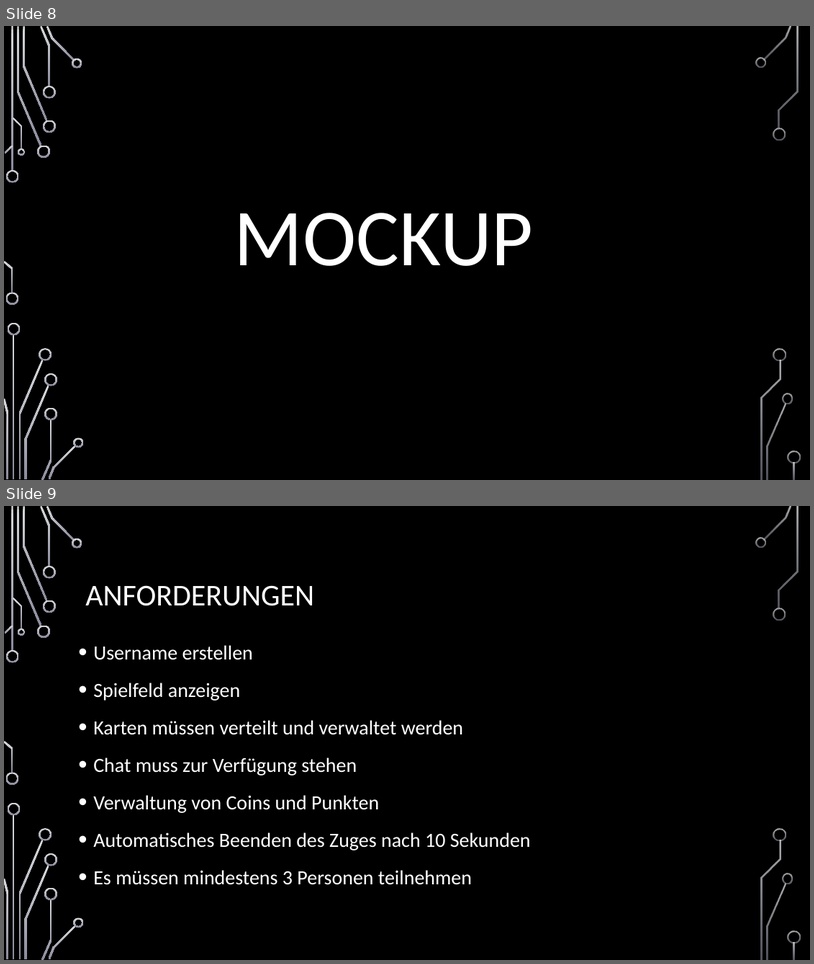
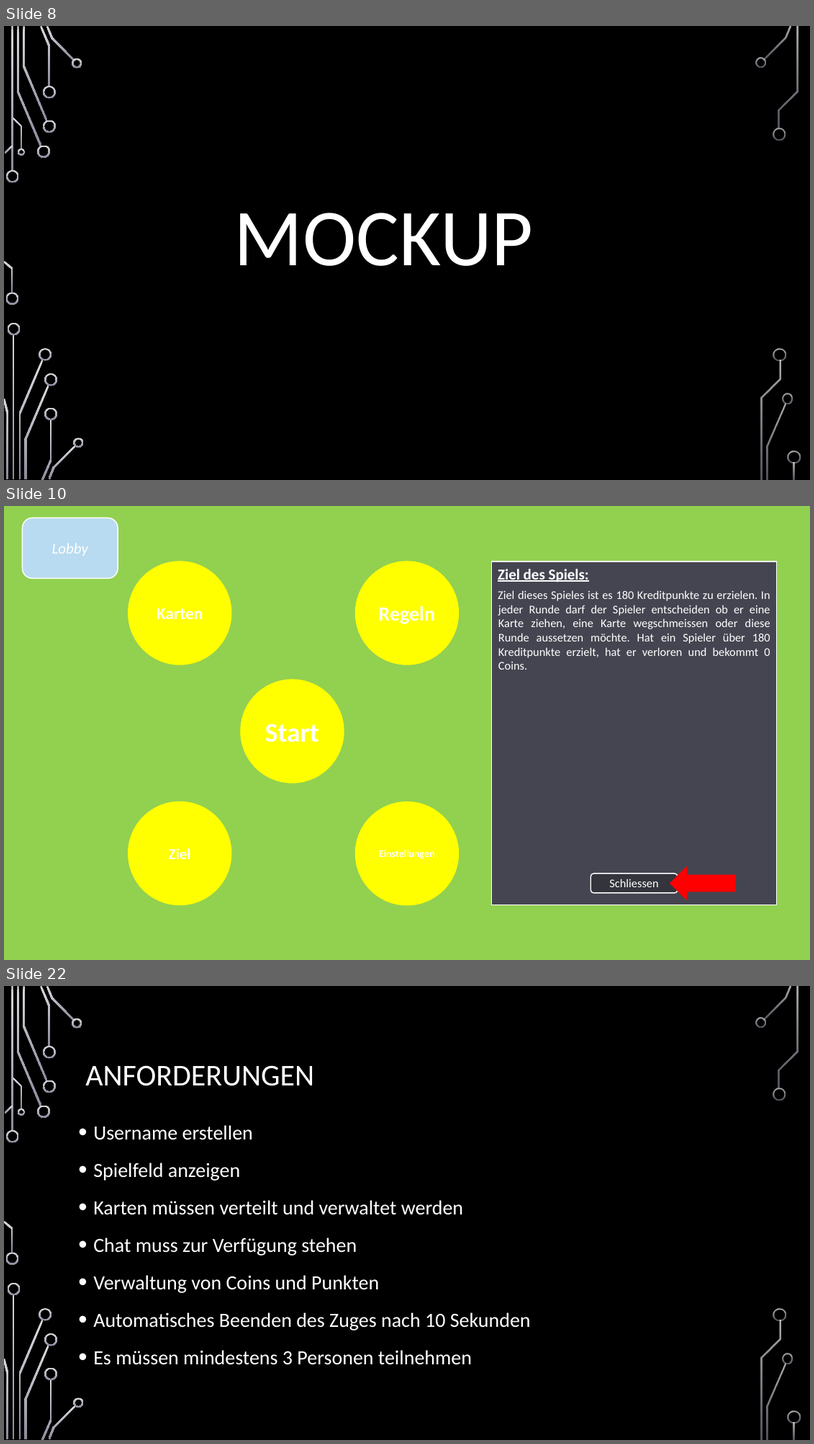
Before and after one commit to jnussbaum/TheBachelorsChaseGame, a slide deck: documents/Meilensteine/Meilenstein I/Meilenstein_1_Präsentation.pptx. Shown one above the other, each under a label of ours: slides 8 and 9 before the commit, slides 8, 10 and 22 after it; the slides between them are not shown. The pictures are 814x964 and 814x1444 pixels, drawn with LibreOffice and Linux fonts; fonts in the diff are those of the drawing; background and template pictures are left out. Boxes give left, top, right and bottom in pixels: in the first picture for what was removed or moved away, otherwise in the second. Text is boxed around its words. In the diff, an @@ line names an element or a change of style, - is before the commit and + after.

```diff
--- a/documents/Meilensteine/Meilenstein I/Meilenstein_1_Präsentation.pptx
+++ b/documents/Meilensteine/Meilenstein I/Meilenstein_1_Präsentation.pptx
@@ slide 10 added at <box>4,506,810,960</box>, background picture (left out) @@
@@ rectangle added at <box>4,506,810,960</box>, fill #92D050, outline #92D050 1.25 pt @@
@@ rounded rectangle added at <box>22,518,118,579</box>, fill #B8DBF1, outline #FFFFFF 1.25 pt, 18 pt, text #FFFFFF, italic @@
+Lobby
@@ group added at <box>4,506,149,960</box>: 16 freeform shapes, 4 rectangles @@
@@ ellipse added at <box>129,561,232,664</box>, fill #FFFF00, outline #FFFF00 1.25 pt, 20 pt, text #FFFFFF, bold @@
+Karten
@@ ellipse added at <box>356,561,459,664</box>, fill #FFFF00, outline #FFFF00 1.25 pt, 24 pt, text #FFFFFF, bold @@
+Regeln
@@ rectangle added at <box>492,561,777,905</box>, fill #454551, outline #FFFFFF 1.25 pt, 14 pt, text #FFFFFF @@
+Ziel des Spiels:
+Ziel dieses Spieles ist es 180 Kreditpunkte zu erzielen. In jeder Runde darf der Spieler entscheiden ob er eine Karte ziehen, eine Karte wegschmeissen oder diese Runde aussetzen möchte. Hat ein Spieler über 180 Kreditpunkte erzielt, hat er verloren und bekommt 0 Coins.
@@ ellipse added at <box>241,680,344,782</box>, fill #FFFF00, outline #FFFF00 1.25 pt, 32 pt, text #FFFFFF, bold @@
+Start
@@ ellipse added at <box>129,802,232,905</box>, fill #FFFF00, outline #FFFF00 1.25 pt, 18 pt, text #FFFFFF, bold @@
+Ziel
@@ ellipse added at <box>356,802,459,905</box>, fill #FFFF00, outline #FFFF00 1.25 pt, 12 pt, text #FFFFFF, bold @@
+Einstellungen
@@ left arrow added at <box>671,867,736,899</box>, fill #FF0000, outline #FF0000 1.25 pt @@
@@ rounded rectangle added at <box>592,873,679,893</box>, fill #34343D, outline #FFFFFF 1.25 pt, 14 pt, text #FFFFFF @@
+Schliessen
@@ what was slide 9 is now slide 22 @@
```
Also in this commit, not shown: 14 other slides added, 1 slide removed, 3 other files.
